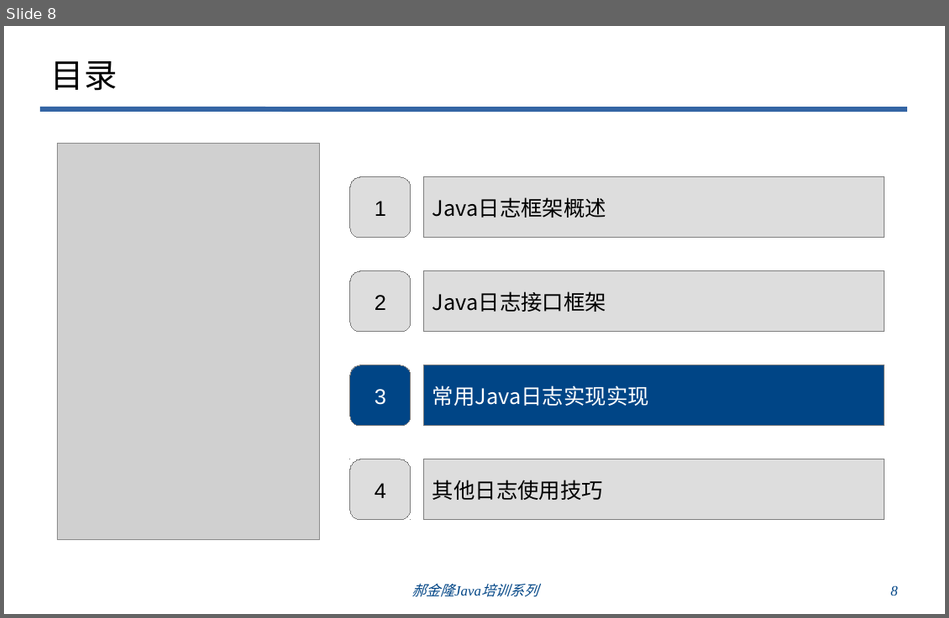
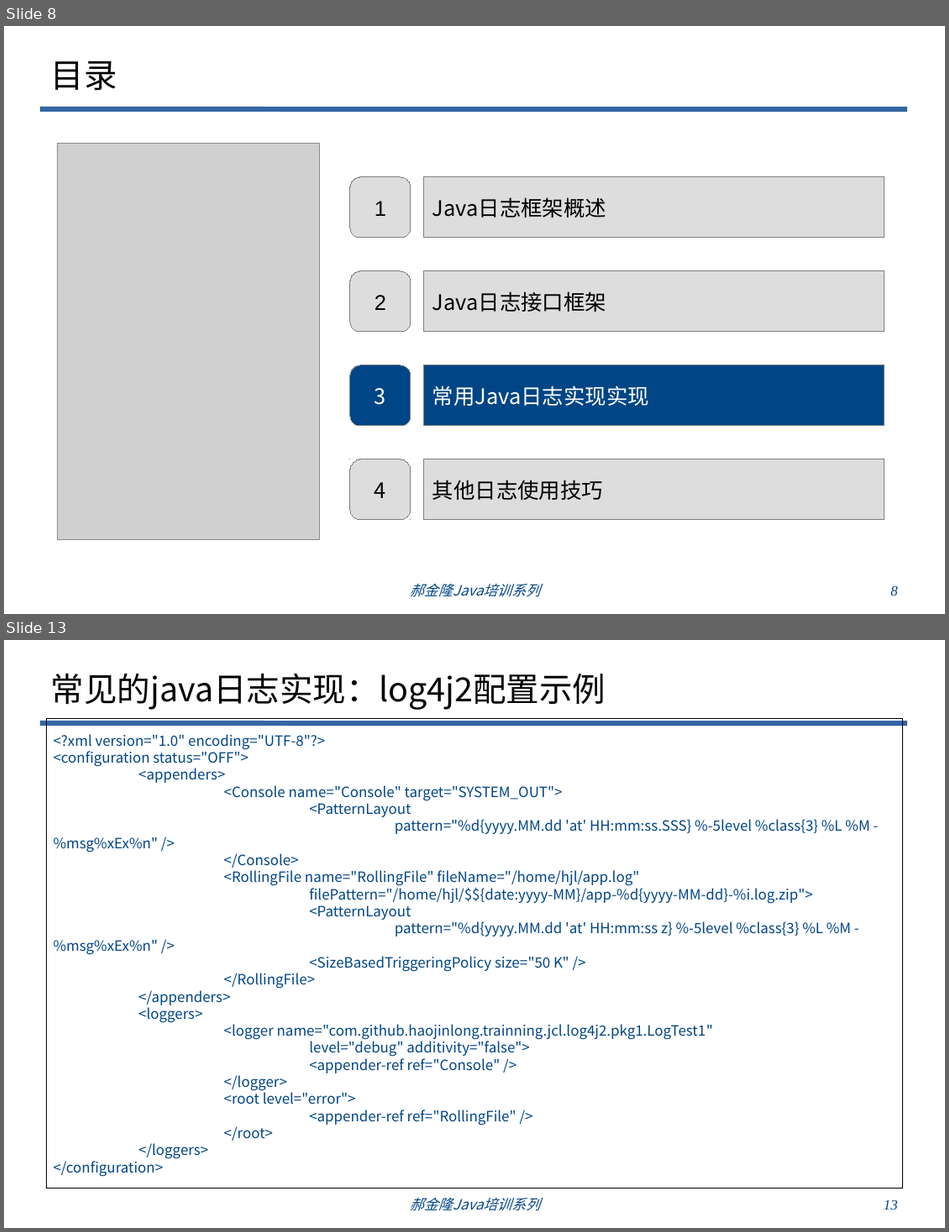
Before and after one commit to haojinlong/trainning, a slide deck: doc/odp/郝金隆Java编程技巧培训之一：Java日志框架.odp. Shown one above the other, each under a label of ours: slide 8 before the commit, slides 8 and 13 after it; the slides between them are not shown. The pictures are 949x618 and 949x1232 pixels, drawn with LibreOffice and Linux fonts; fonts in the diff are those of the drawing; grey boxes stand for pictures; background and template pictures are left out. Boxes give left, top, right and bottom in pixels: in the first picture for what was removed or moved away, otherwise in the second. Text is boxed around its words. In the diff, an @@ line names an element or a change of style, - is before the commit and + after.

```diff
--- a/doc/odp/郝金隆Java编程技巧培训之一：Java日志框架.odp
+++ b/doc/odp/郝金隆Java编程技巧培训之一：Java日志框架.odp
@@ slide 13 added at (4,640,945,1228), background #FFFFFF; not listed: 1 template element that a slide beside it also shows @@
@@ title added at (51,673,605,710), 28 pt, text #000000 @@
+常见的java日志实现：log4j2配置示例
@@ rectangle added at (47,720,903,1189), outline #000000 0 pt, 12 pt, text #004586 @@
+<?xml version="1.0" encoding="UTF-8"?>
+<configuration status="OFF">
+<appenders>
+<Console name="Console" target="SYSTEM_OUT">
+<PatternLayout
+pattern="%d{yyyy.MM.dd 'at' HH:mm:ss.SSS} %-5level %class{3} %L %M - %msg%xEx%n" />
+</Console>
+<RollingFile name="RollingFile" fileName="/home/hjl/app.log"
+filePattern="/home/hjl/$${date:yyyy-MM}/app-%d{yyyy-MM-dd}-%i.log.zip">
+<PatternLayout
+pattern="%d{yyyy.MM.dd 'at' HH:mm:ss z} %-5level %class{3} %L %M - %msg%xEx%n" />
+<SizeBasedTriggeringPolicy size="50 K" />
+</RollingFile>
+</appenders>
+<loggers>
+<logger name="com.github.haojinlong.trainning.jcl.log4j2.pkg1.LogTest1"
+level="debug" additivity="false">
+<appender-ref ref="Console" />
+</logger>
+<root level="error">
+<appender-ref ref="RollingFile" />
+</root>
+</loggers>
+</configuration>
@@ text added at (410,1197,540,1211), 12 pt, text #004586, italic @@
+郝金隆Java培训系列
@@ page number added at (883,1199,898,1210), 12 pt, text #004586, italic @@
+13
@@ slide 8 changed as well @@
@@ rounded rectangle "3" at (351,366,411,427): font Arial to Noto Sans CJK SC @@
@@ freeform shape "4" at (351,459,411,520): font Arial to Noto Sans CJK SC @@
@@ text "郝金隆Java培训系列" at (410,583,540,597): font Times New Roman to Noto Sans CJK SC @@
```
Also in this commit, not shown: 7 other slides changed, 8 other slides added, 6 other files.
